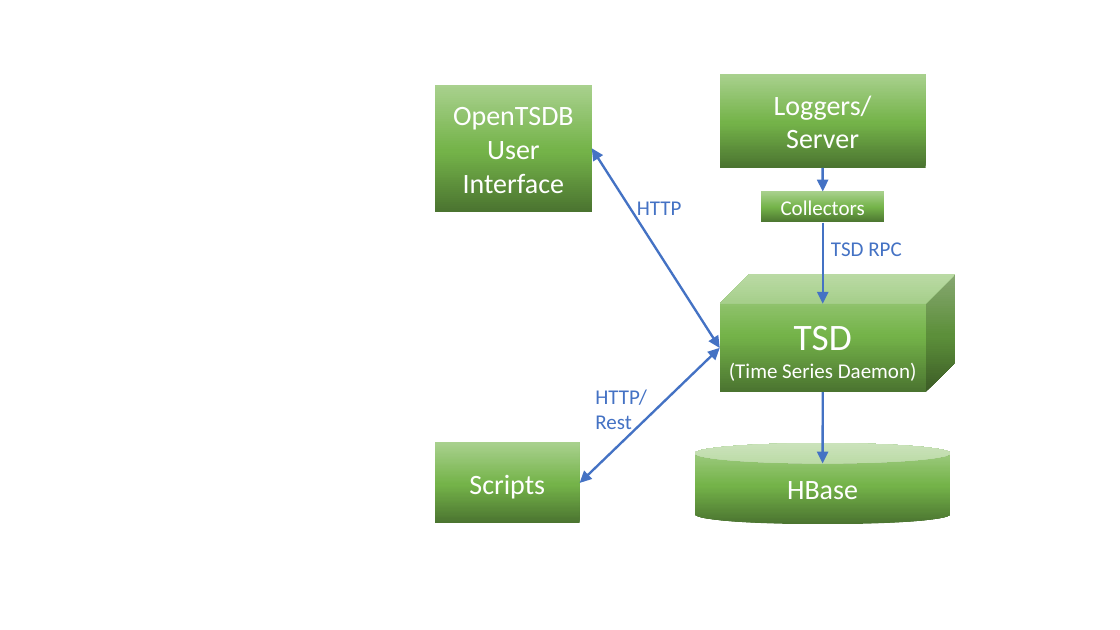
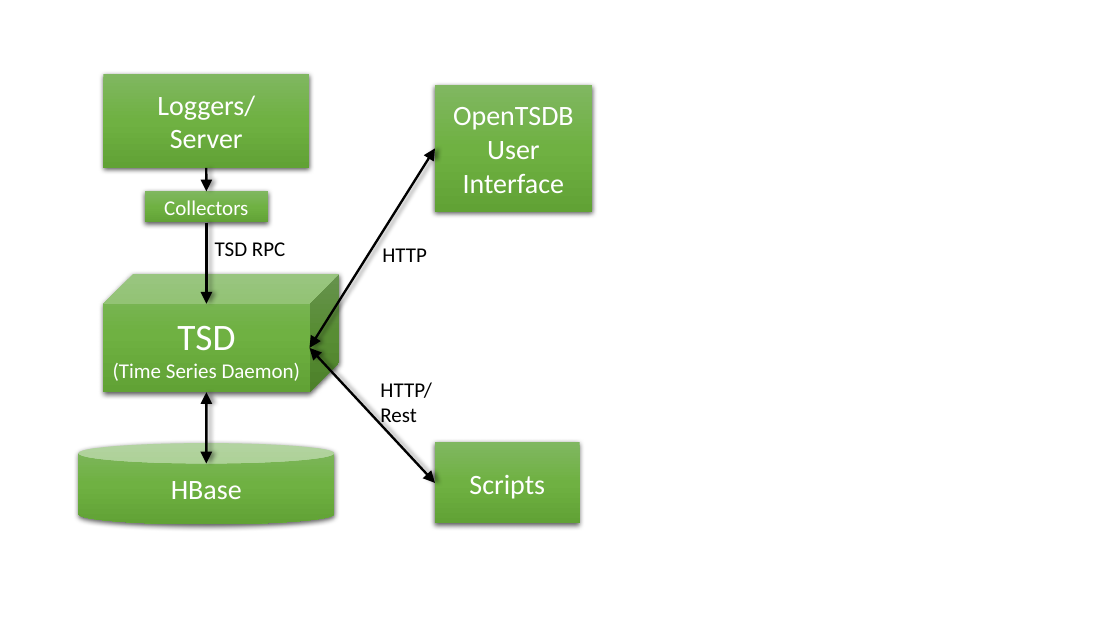
Before and after one commit to tintin305/Energy-Visualization-and-Analytics, a slide deck: slide 1 of Administration Documents/Poster Template/Feathergraphics/PowerPoint Diagrams/OpenTSDB.pptx. Drawn at 1120x630 pixels with LibreOffice and Linux fonts; fonts in the diff are those of the drawing. Boxes give left, top, right and bottom in pixels: in the first picture for what was removed or moved away, otherwise in the second. Text is boxed around its words. In the diff, an @@ line names an element or a change of style, - is before the commit and + after.

Commit message:
Added pdf images. Poster slides update

```diff
--- a/Administration Documents/Poster Template/Feathergraphics/PowerPoint Diagrams/OpenTSDB.pptx
+++ b/Administration Documents/Poster Template/Feathergraphics/PowerPoint Diagrams/OpenTSDB.pptx
@@ double arrow moved from (720, 348) - (592, 149) to (309, 348) - (435, 149) @@
@@ double arrow (309, 348) - (435, 149): stroke #4472C4 2 pt to #000000 2 pt @@
@@ arrow (207, 168) - (207, 192): stroke #4472C4 2 pt to #000000 2 pt @@
@@ text colour #4472C4 to #000000 in 3 elements at <box>380,382,432,428</box>, <box>382,248,427,262</box>, <box>215,242,285,256</box> @@
@@ arrow (207, 223) - (207, 304): stroke #4472C4 2 pt to #000000 2 pt @@
@@ text "HTTP": place and size @@
-text "HTTP" at <box>637,201,682,221</box>
+text "HTTP" at <box>382,248,427,262</box>
@@ double arrow moved from (580, 483) - (720, 348) to (435, 483) - (309, 348) @@
@@ double arrow (435, 483) - (309, 348): stroke #4472C4 2 pt to #000000 2 pt @@
@@ text "HTTP/ Rest": place and size @@
-text "HTTP/ Rest" at <box>595,389,647,436</box>
+text "HTTP/ Rest" at <box>380,382,432,428</box>
@@ 2 rectangles, 2 arrows, 1 cube, 1 cylinder, 1 text, 1 double arrow: place and size @@
-2 rectangles, 2 arrows, 1 cube, 1 cylinder, 1 text, 1 double arrow at <box>695,74,956,525</box>
+2 rectangles, 2 arrows, 1 cube, 1 cylinder, 1 text, 1 double arrow at <box>78,74,339,525</box>
@@ arrow (207, 392) - (207, 464): arrow to double arrow; stroke #4472C4 2 pt to #000000 2 pt @@
@@ fill gradient #4B7430 to #74B349 to #A9D18E to gradient #81B861 to #6FB242 to #62A336; shadow on in 6 elements at <box>435,85,592,213</box>, <box>435,443,580,524</box>, <box>103,74,309,168</box>, <box>145,192,268,223</box>, <box>103,274,339,392</box>, <box>78,444,334,525</box> @@
```
Also in this commit, not shown: 28 other files.
